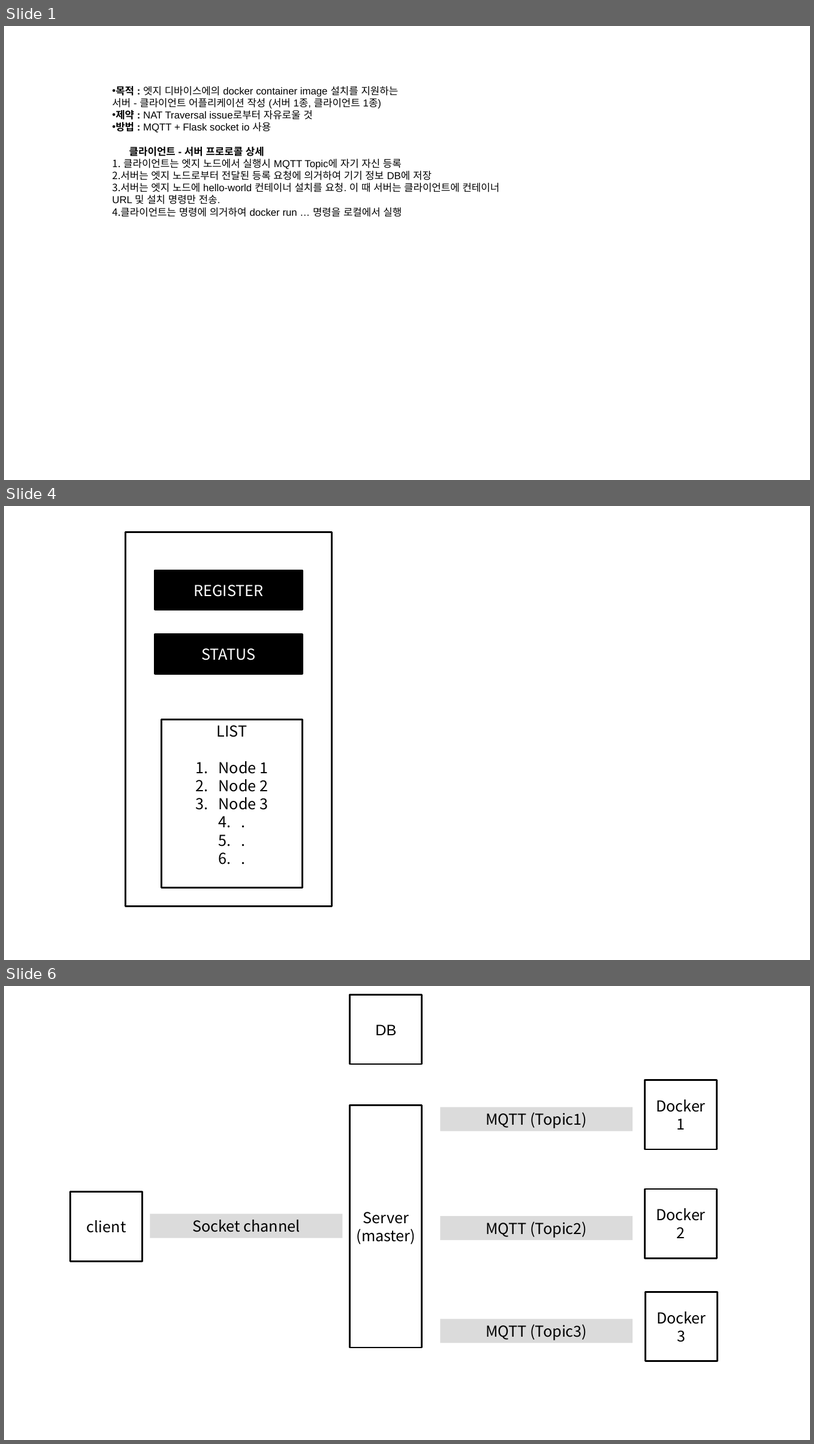
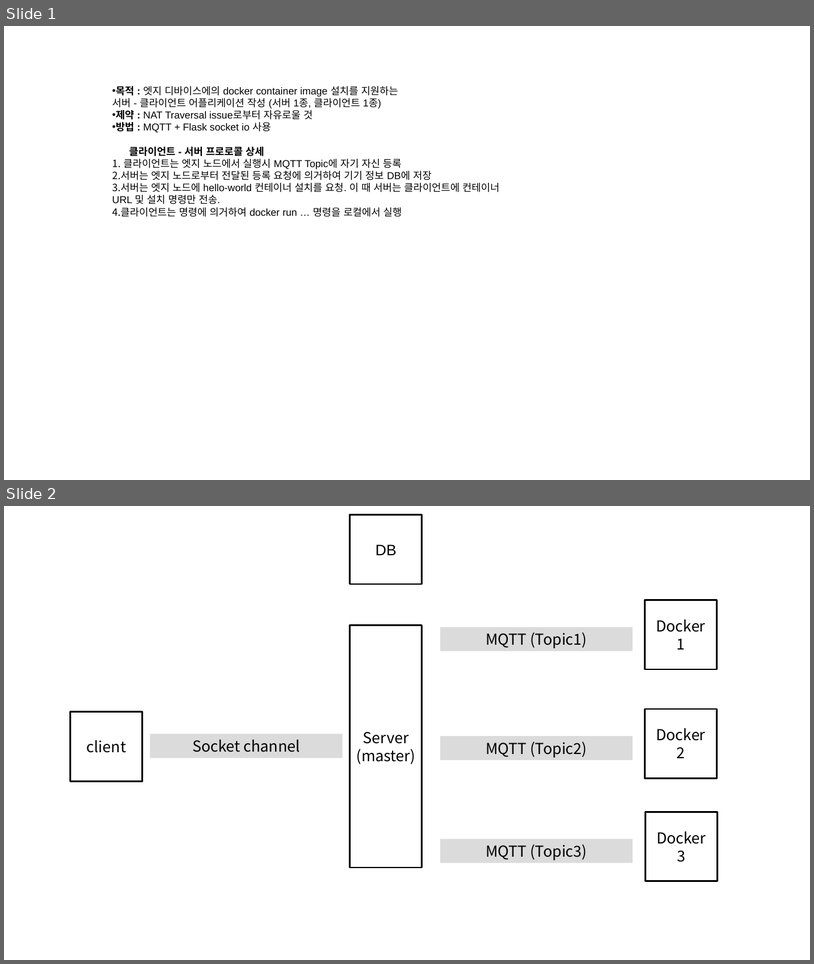
Before and after one commit to Mishuni/ochestration_for_docker, a slide deck: FiveStarts_app.pptx. Shown one above the other, each under a label of ours: slides 1, 4 and 6 before the commit, slides 1 and 2 after it; the slides between them are not shown. The pictures are 814x1444 and 814x964 pixels, drawn with LibreOffice and Linux fonts; fonts in the diff are those of the drawing. Boxes give left, top, right and bottom in pixels: in the first picture for what was removed or moved away, otherwise in the second. Text is boxed around its words. In the diff, an @@ line names an element or a change of style, - is before the commit and + after.

```diff
--- a/FiveStarts_app.pptx
+++ b/FiveStarts_app.pptx
@@ slide 4 removed at bbox=[4, 506, 810, 960], background #FFFFFF @@
@@ rectangle removed at bbox=[126, 532, 332, 906] @@
@@ rectangle removed at bbox=[155, 570, 302, 609] @@
-REGISTER
@@ rectangle removed at bbox=[155, 634, 302, 673] @@
-STATUS
@@ rectangle removed at bbox=[162, 719, 303, 887] @@
-LIST
-1. Node 1
-2. Node 2
-3. Node 3
-4. .
-5. .
-6. .
@@ what was slide 6 is now slide 2 @@
```
Also in this commit, not shown: 6 other slides removed, 1 other file.
